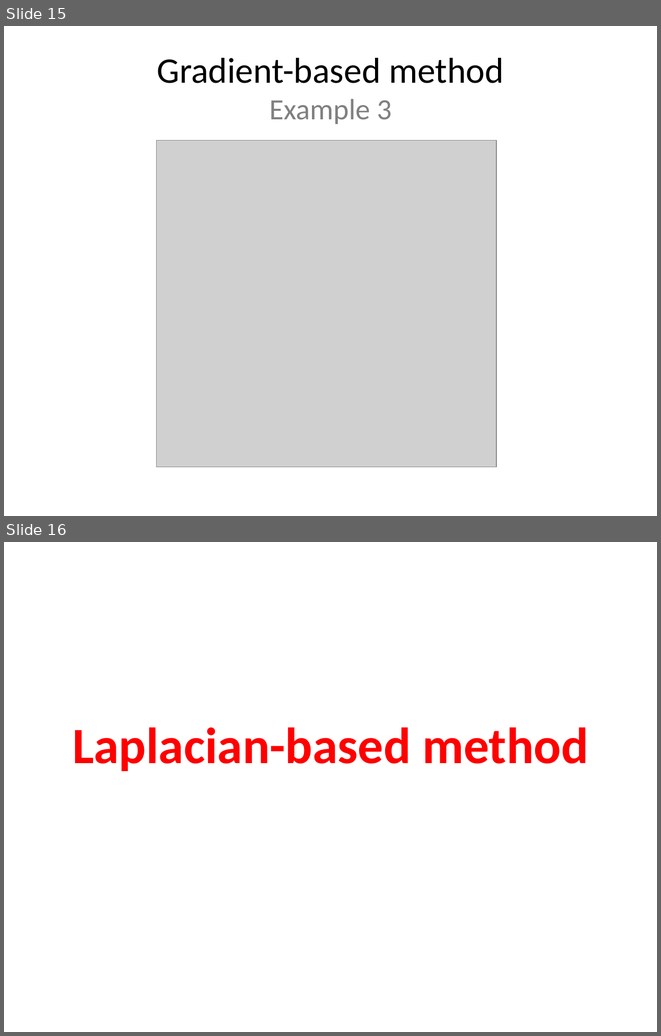
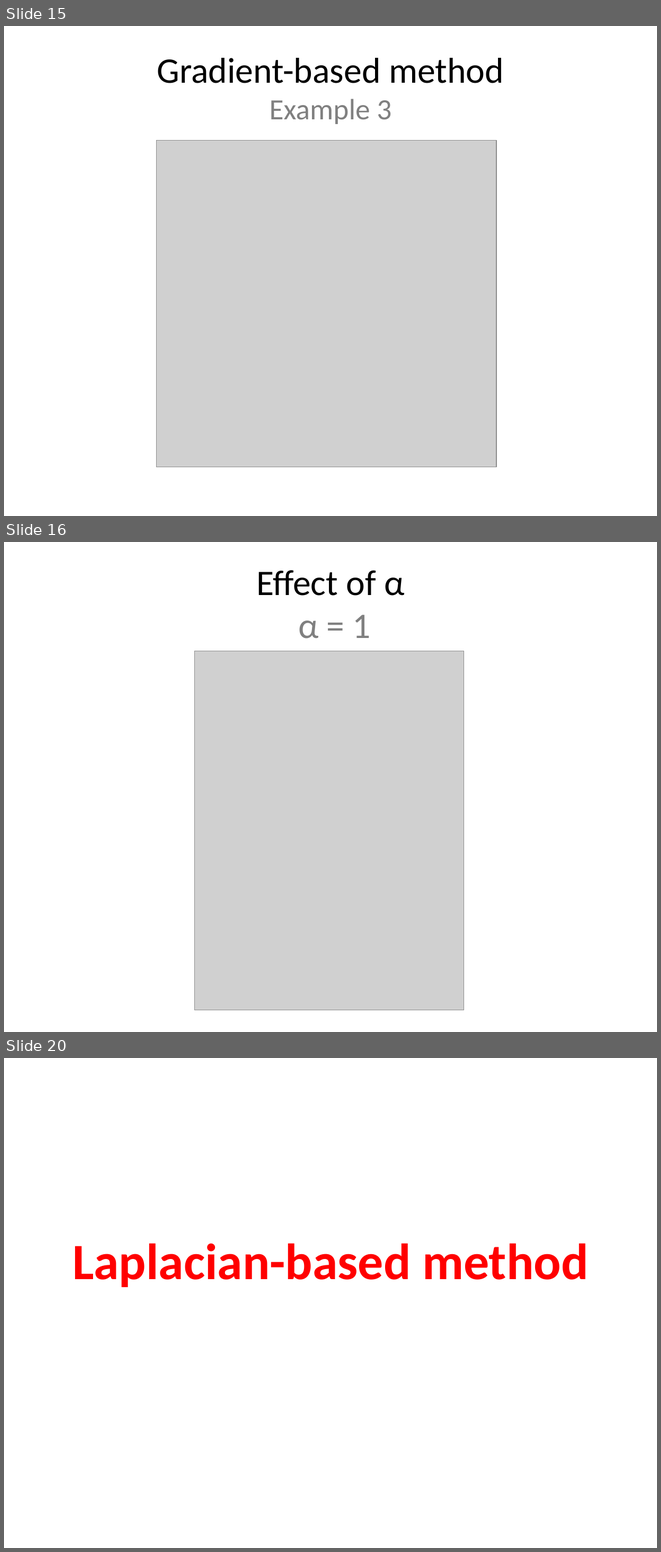
Before and after one commit to leoninnovate/6.344-Project, a slide deck: docs/presentation/presentation.pptx. Shown one above the other, each under a label of ours: slides 15 and 16 before the commit, slides 15, 16 and 20 after it; the slides between them are not shown. The pictures are 661x1036 and 661x1552 pixels, drawn with LibreOffice and Linux fonts; fonts in the diff are those of the drawing; grey boxes stand for pictures. Boxes give left, top, right and bottom in pixels: in the first picture for what was removed or moved away, otherwise in the second. Text is boxed around its words. In the diff, an @@ line names an element or a change of style, - is before the commit and + after.

```diff
--- a/docs/presentation/presentation.pptx
+++ b/docs/presentation/presentation.pptx
@@ slide 16 added at (4,542,657,1032), background #FFFFFF @@
@@ title added at (256,570,404,638), 39.6 pt, text #000000 @@
+Effect of α
+α = 1
@@ picture added at (195,651,464,1010) @@
@@ what was slide 16 is now slide 20 @@
```
Also in this commit, not shown: 5 other slides added.
